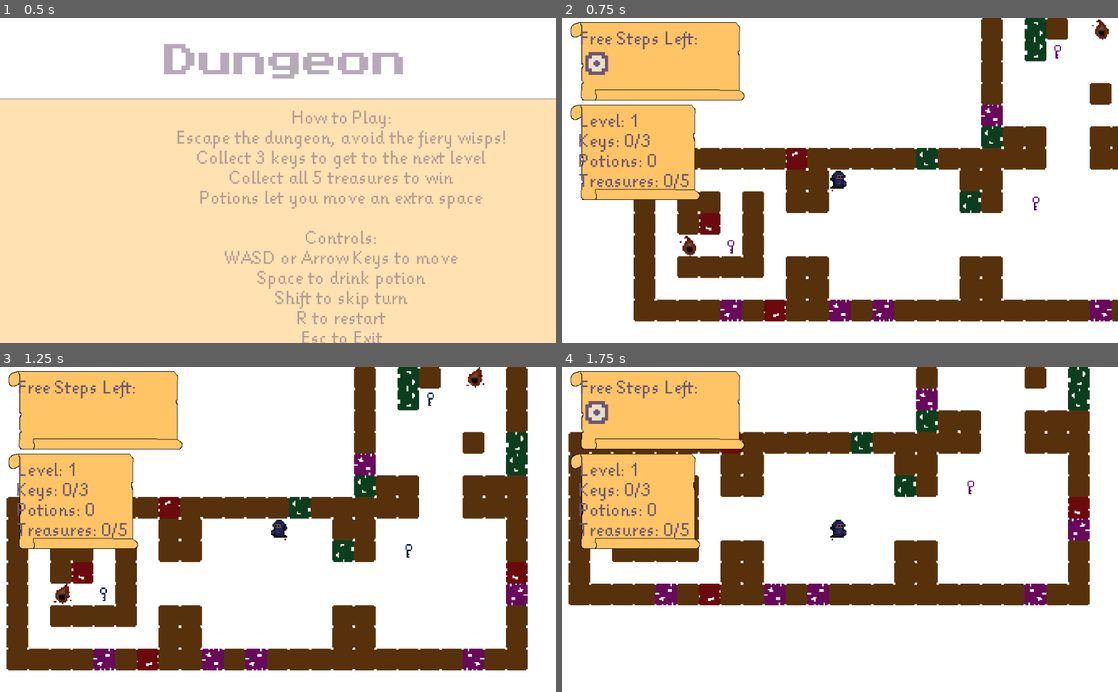
Above: before the commit, frames 1-4 (two rows, left to right).
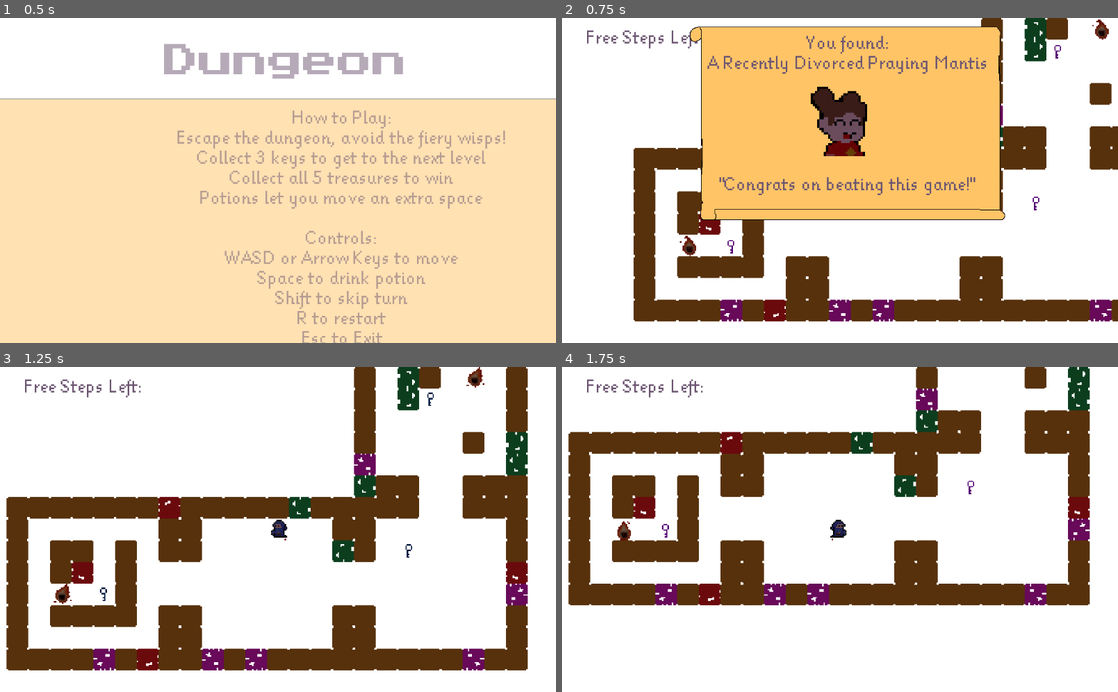
Above: after the commit, the same moments.

Repository: TTT-burner-HCMUT/Dungeon.exe
Game: Godot game, scene res://MainMenu.tscn
The game is run twice, just before and just after one commit, with the same random seed, the same clock (stepped at 60 frames per second) and the same inputs.
Inputs:
- Up to frame 1 (0.5 s): no input
- Up to frame 2 (0.75 s): hold D (move_right) from 0.53 s (still down); tap Space (drink_potion) at 0.6 s
- Up to frame 3 (1.25 s): keep holding D (move_right)
- Up to frame 4 (1.75 s): release D (move_right) at 1.28 s; hold S (move_down) from 1.28 s (still down); tap Space (drink_potion) at 1.35 s

Frame 1 is identical in both runs. In frame 2, 42% of the frame differs, in the area x 1-80%, y 1-63%; in frame 3, 13%; in frame 4, 13%.

Commit message:
Add files via upload

Diff:
--- a/World.tscn
+++ b/World.tscn
@@ -50,6 +50,11 @@
 0/tile_mode = 0
 0/occluder_offset = Vector2( 0, 0 )
 0/navigation_offset = Vector2( 0, 0 )
+0/shape_offset = Vector2( 0, 0 )
+0/shape_transform = Transform2D( 1, 0, 0, 1, 0, 0 )
+0/shape = SubResource( 1 )
+0/shape_one_way = false
+0/shape_one_way_margin = 1.0
 0/shapes = [ {
 "autotile_coord": Vector2( 0, 0 ),
 "one_way": false,
@@ -66,6 +71,11 @@
 1/tile_mode = 0
 1/occluder_offset = Vector2( 0, 0 )
 1/navigation_offset = Vector2( 0, 0 )
+1/shape_offset = Vector2( 0, 0 )
+1/shape_transform = Transform2D( 1, 0, 0, 1, 0, 0 )
+1/shape = SubResource( 2 )
+1/shape_one_way = false
+1/shape_one_way_margin = 1.0
 1/shapes = [ {
 "autotile_coord": Vector2( 0, 0 ),
 "one_way": false,
@@ -82,6 +92,11 @@
 2/tile_mode = 0
 2/occluder_offset = Vector2( 0, 0 )
 2/navigation_offset = Vector2( 0, 0 )
+2/shape_offset = Vector2( 0, 0 )
+2/shape_transform = Transform2D( 1, 0, 0, 1, 0, 0 )
+2/shape = SubResource( 3 )
+2/shape_one_way = false
+2/shape_one_way_margin = 1.0
 2/shapes = [ {
 "autotile_coord": Vector2( 0, 0 ),
 "one_way": false,
@@ -98,6 +113,11 @@
 3/tile_mode = 0
 3/occluder_offset = Vector2( 0, 0 )
 3/navigation_offset = Vector2( 0, 0 )
+3/shape_offset = Vector2( 0, 0 )
+3/shape_transform = Transform2D( 1, 0, 0, 1, 0, 0 )
+3/shape = SubResource( 4 )
+3/shape_one_way = false
+3/shape_one_way_margin = 1.0
 3/shapes = [ {
 "autotile_coord": Vector2( 0, 0 ),
 "one_way": false,
@@ -158,6 +178,7 @@
 custom_styles/panel = ExtResource( 7 )
 
 [node name="CollectionInfo" type="Label" parent="CanvasLayer"]
+visible = false
 self_modulate = Color( 0.431373, 0.341176, 0.45098, 1 )
 margin_left = 32.0
 margin_top = 176.0
@@ -176,25 +197,23 @@
 show_behind_parent = true
 anchor_right = 1.0
 anchor_bottom = 1.0
-margin_left = -16.0
-margin_top = -16.0
-margin_right = 18.0
-margin_bottom = 15.0
+margin_left = -30.0
+margin_top = -12.0
+margin_right = 25.0
+margin_bottom = 19.0
 custom_styles/panel = ExtResource( 7 )
 __meta__ = {
 "_edit_use_anchors_": false
 }
 
 [node name="StepsItems" type="Panel" parent="CanvasLayer"]
+visible = false
 show_behind_parent = true
 margin_left = 16.0
 margin_top = 8.0
 margin_right = 336.0
 margin_bottom = 152.0
 custom_styles/panel = ExtResource( 7 )
-__meta__ = {
-"_edit_use_anchors_": false
-}
 
 [node name="TextureRect" type="TextureRect" parent="CanvasLayer/StepsItems"]
 anchor_left = 0.5
@@ -288,10 +307,10 @@
 
 [node name="Steps" type="Label" parent="CanvasLayer"]
 self_modulate = Color( 0.431373, 0.341176, 0.45098, 1 )
-margin_left = 32.0
-margin_top = 24.0
-margin_right = 108.0
-margin_bottom = 72.0
+margin_left = 43.0
+margin_top = 22.0
+margin_right = 262.0
+margin_bottom = 70.0
 custom_fonts/font = ExtResource( 8 )
 text = "Free Steps Left:"
 __meta__ = {
@@ -299,7 +318,6 @@
 }
 
 [node name="TreasureDisplay" type="Panel" parent="CanvasLayer"]
-visible = false
 anchor_left = 0.5
 anchor_right = 0.5
 margin_left = -276.0
@@ -352,7 +370,7 @@
 margin_right = 260.0
 margin_bottom = -9.0
 custom_fonts/font = ExtResource( 8 )
-text = "\"Buy my game Theyest Thou on Steam, also congrats on beating this game\""
+text = "\"Congrats on beating this game!\""
 align = 1
 valign = 1
 autowrap = true
Not shown, changed: credits.txt
Not shown, changed: README.md
